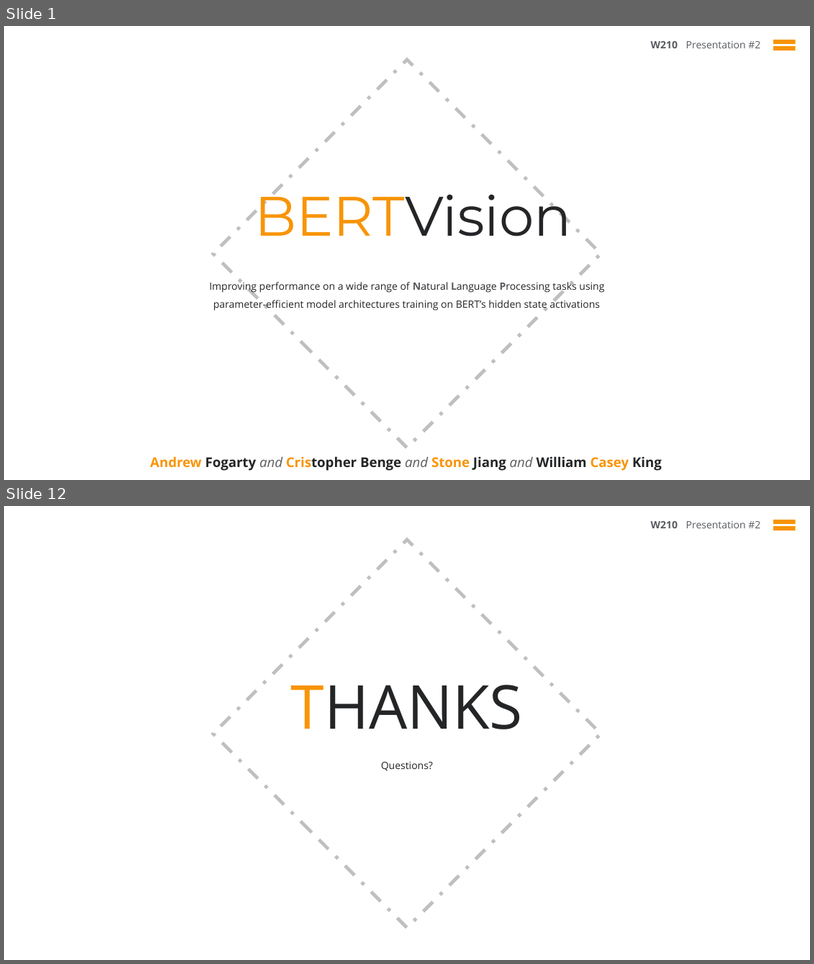
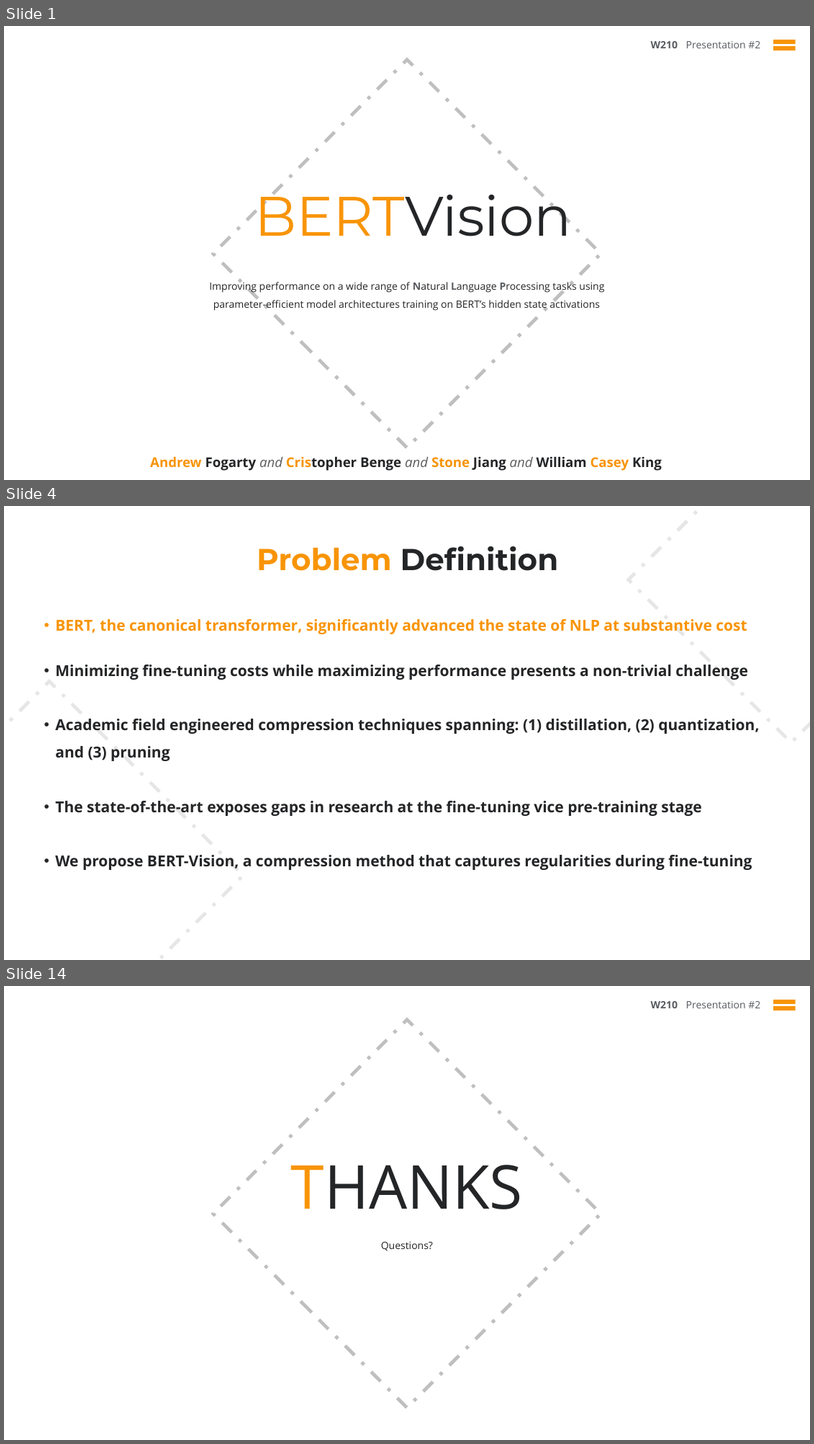
Before and after one commit to cbenge509/BERTVision, a slide deck: presentation/capstone/week_10/capstone__jiang_benge_fogarty_king__week_10.pptx. Shown one above the other, each under a label of ours: slides 1 and 12 before the commit, slides 1, 4 and 14 after it; the slides between them are not shown. The pictures are 814x964 and 814x1444 pixels, drawn with LibreOffice and Linux fonts; fonts in the diff are those of the drawing; background and template pictures are left out. Boxes give left, top, right and bottom in pixels: in the first picture for what was removed or moved away, otherwise in the second. Text is boxed around its words. In the diff, an @@ line names an element or a change of style, - is before the commit and + after.

```diff
--- a/presentation/capstone/week_10/capstone__jiang_benge_fogarty_king__week_10.pptx
+++ b/presentation/capstone/week_10/capstone__jiang_benge_fogarty_king__week_10.pptx
@@ slide 4 added at (4,506,810,960), background #FFFFFF @@
@@ rectangle added at (629,506,810,743), outline #E6E6E6 4 pt dashed @@
@@ text added at (257,546,559,571), 36 pt, text #242527, bold @@
+Problem Definition
@@ text added at (55,619,759,870), 18 pt, text #242527, bold @@
+• BERT, the canonical transformer, significantly advanced the state of NLP at substantive cost
+• Minimizing fine-tuning costs while maximizing performance presents a non-trivial challenge
+• Academic field engineered compression techniques spanning: (1) distillation, (2) quantization, and (3) pruning
+• The state-of-the-art exposes gaps in research at the fine-tuning vice pre-training stage
+• We propose BERT-Vision, a compression method that captures regularities during fine-tuning
@@ rectangle added at (4,682,243,960), outline #E6E6E6 4 pt dashed @@
@@ what was slide 12 is now slide 14 @@
```
Also in this commit, not shown: 2 slides changed, 9 other slides added, 8 slides removed, 2 other files.
